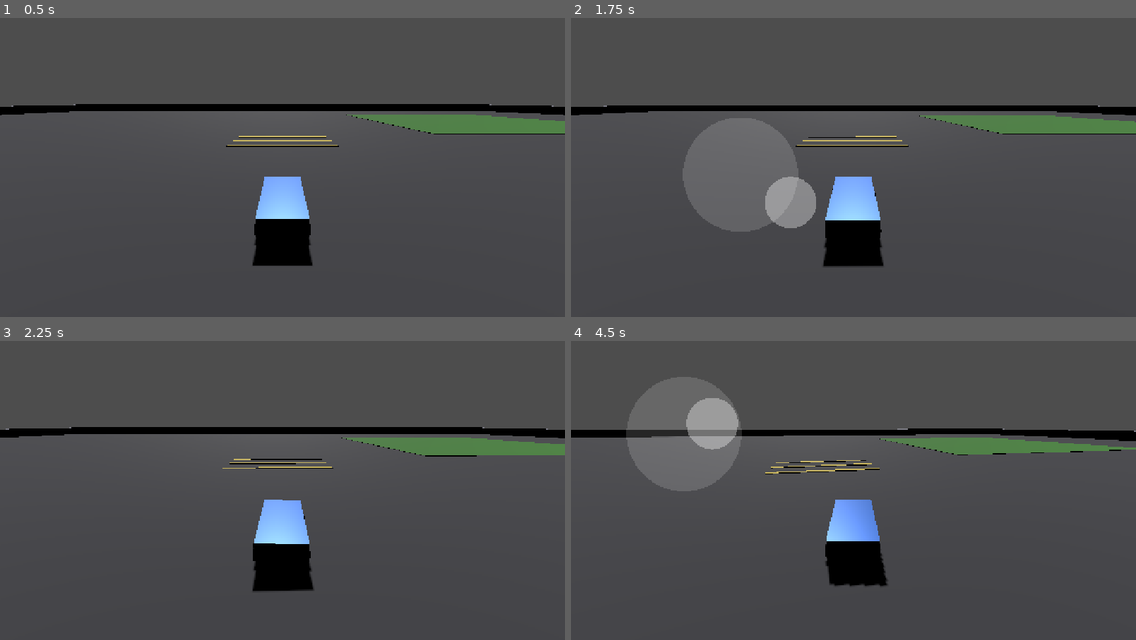
Above: before the commit, frames 1-4 (two rows, left to right).
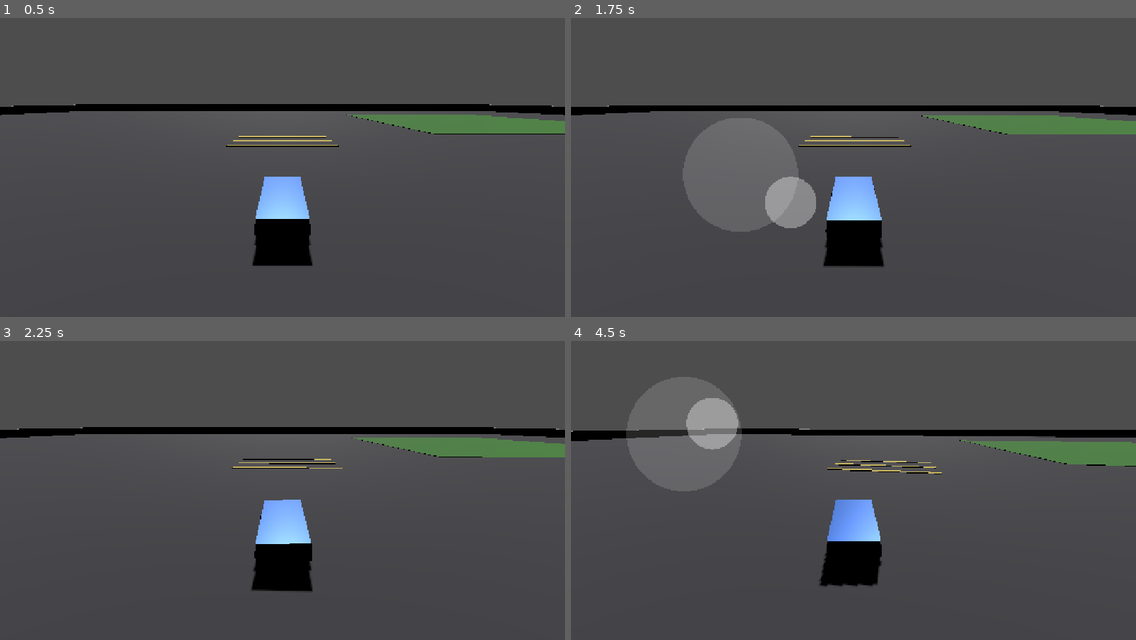
Above: after the commit, the same moments.

Repository: mihaelaradu1005-source/RacerMobile
Game: Godot game, scene res://scenes/world.tscn
Same seed, same stepped clock (60 frames per second), same inputs: the game is played once before the commit and once after it.
Inputs (mouse positions are in pixels of both pictures, inside the frame that each line leads up to):
- Up to frame 1 (0.5 s): no input
- Up to frame 2 (1.75 s): move the mouse to (977, 143) at 0.52 s; hold D (move_right) 0.53-1.25 s; click (977, 143) at 0.67 s; tap Enter at 1.25 s; drag from (740, 173) to (825, 221) at 1.27 s
- Up to frame 3 (2.25 s): move the mouse to (339, 412) at 2.02 s; hold D (move_right) from 2.03 s (still down)
- Up to frame 4 (4.5 s): release D (move_right) at 2.75 s; drag from (825, 544) to (684, 433) at 2.77 s; move the mouse to (1023, 529) at 3.52 s; hold A (move_left) 3.53-4.25 s; drag from (684, 433) to (768, 400) at 4.27 s

Frame 1 is identical in both runs. In frame 2, 0.3% of the frame differs, in the area x 1-100%, y 29-82%; in frame 3, 0.8%; in frame 4, 3.8%, in the area x 0-100%, y 29-83%.

Commit message:
fix: invert steering — right now turns right on screen
Steering was mirrored relative to the chase camera: pushing right turned
the car left on screen. The earlier direction test read world-space +X as
"right", but from behind the car the camera's screen-right is world -X.

- Negate target_steer so stick-right steers visually right
- Add tests/steer_dir_test: drives straight, captures the camera's
  screen-right, then pushes right and confirms net motion is screen-right
  (lateral +4.0 = RIGHT). Prevents mixing up world vs screen direction again

Co-Authored-By: Claude Opus 4.8 <noreply@anthropic.com>

Diff:
--- a/scripts/car.gd
+++ b/scripts/car.gd
@@ -109,9 +109,10 @@
 		steer_input = 0.0
 
 	# Ease the steering toward the target angle so turns aren't instant.
-	# Positive steering turns the car toward +X (driver's right), so pushing the
-	# stick right (input.x > 0) maps straight through.
-	var target_steer := steer_input * max_steer_angle * speed_factor
+	# From the chase camera (behind the car), positive VehicleWheel3D steering
+	# turns the car to the LEFT of the screen, so we negate: pushing the stick
+	# right (input.x > 0) must steer visually right.
+	var target_steer := -steer_input * max_steer_angle * speed_factor
 	steering = move_toward(steering, target_steer, steer_speed * delta)
 
 
--- /dev/null
+++ b/tests/steer_dir_test.gd
@@ -0,0 +1,50 @@
+extends Node
+
+# Definitive check that "stick right = car goes right ON SCREEN", accounting for
+# where the chase camera looks. We capture the camera's screen-right vector while
+# driving straight, then push the stick right and measure whether the car's net
+# displacement is toward that screen-right (correct) or opposite (inverted).
+
+var _car: VehicleBody3D
+var _cam: Camera3D
+var _joy: Node
+var _f: int = 0
+var _cam_right0: Vector3
+var _pos0: Vector3
+
+
+func _ready() -> void:
+	_joy = get_tree().get_first_node_in_group("joystick")
+	_car = _find_vehicle(get_tree().root)
+	_cam = get_tree().root.find_child("Camera3D", true, false)
+
+
+func _find_vehicle(n: Node) -> VehicleBody3D:
+	if n is VehicleBody3D:
+		return n
+	for c in n.get_children():
+		var found := _find_vehicle(c)
+		if found != null:
+			return found
+	return null
+
+
+func _physics_process(_d: float) -> void:
+	_f += 1
+	if _joy != null:
+		if _f <= 40:
+			_joy.output = Vector2(0.0, -1.0)          # straight, build speed
+		else:
+			_joy.output = Vector2(1.0, -0.4)          # push RIGHT (+ a little gas)
+
+	if _f == 40:
+		_cam_right0 = _cam.global_transform.basis.x   # screen-right while straight
+		_pos0 = _car.global_position
+
+	if _f == 140:
+		var d := _car.global_position - _pos0
+		var lateral := d.dot(_cam_right0)
+		print("lateral_on_screen = %.2f  ->  %s" % [
+			lateral, ("RIGHT (correct)" if lateral > 0.0 else "LEFT (inverted)")])
+		print("STEERDIR DONE")
+		get_tree().quit()
--- /dev/null
+++ b/tests/steer_dir_test.tscn
@@ -0,0 +1,11 @@
+[gd_scene load_steps=3 format=3 uid="uid://csteerdir0test2ph"]
+
+[ext_resource type="PackedScene" path="res://scenes/world.tscn" id="1_world"]
+[ext_resource type="Script" path="res://tests/steer_dir_test.gd" id="2_test"]
+
+[node name="SteerDirTest" type="Node"]
+
+[node name="World" parent="." instance=ExtResource("1_world")]
+
+[node name="Tester" type="Node" parent="."]
+script = ExtResource("2_test")
Not shown, added: tests/steer_dir_test.gd.uid
